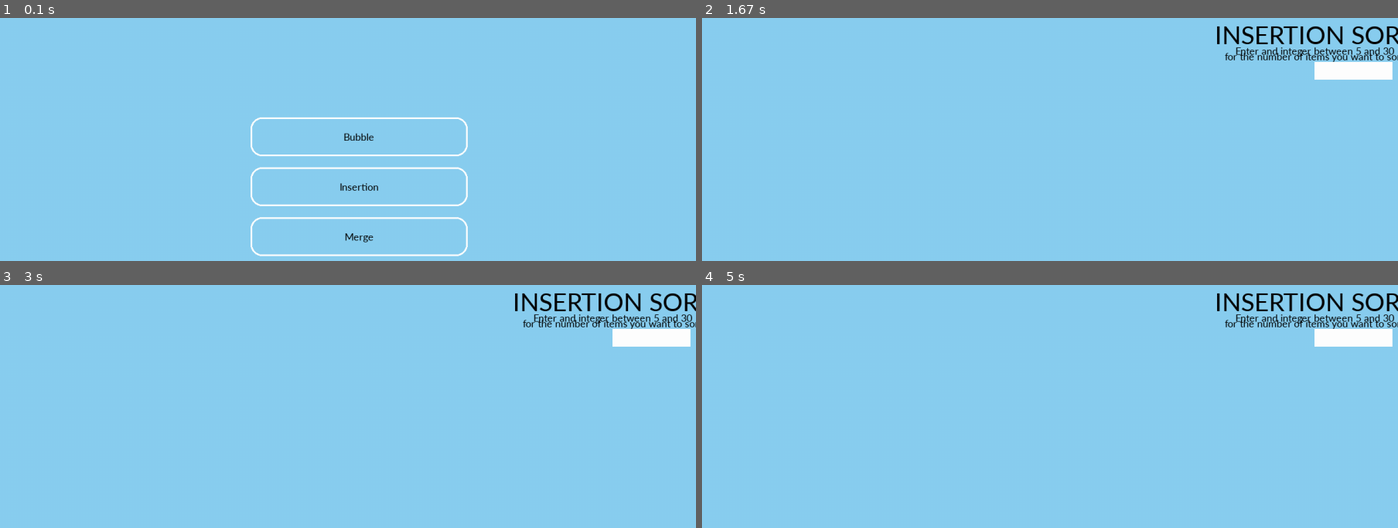
Above: before the commit, frames 1-4 (two rows, left to right).
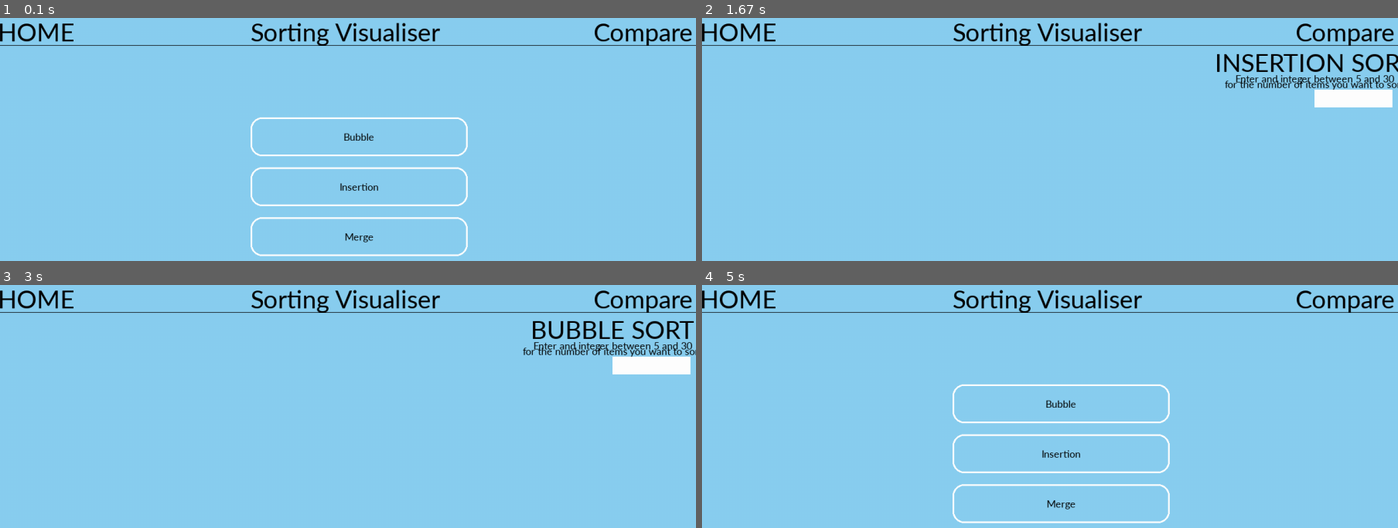
Above: after the commit, the same moments.

Repository: Alexia-MacKenzie/Sorting-Algorithm-Visualiser-Python-Pygame
Game: pygame game, started from visualiser.py
Same seed, same stepped clock (60 frames per second), same inputs: the game is played once before the commit and once after it.
Inputs (mouse positions are in pixels of both pictures, inside the frame that each line leads up to):
- Up to frame 1 (0.1 s): no input
- Up to frame 2 (1.67 s): click (1050, 195) at 0.38 s; tap Space at 0.67 s
- Up to frame 3 (3 s): click (640, 294) at 2.15 s, where only the run after the commit has a clickable "Compare"; click (34, 294) at 2.48 s, where only the run after the commit has a clickable "HOME"; click (327, 399) at 2.82 s
- Up to frame 4 (5 s): tap Space at 3.6 s; click (736, 294) at 4.98 s, where only the run after the commit has a clickable "HOME"

The runs differ from the first frame. In frame 1, 1.9% of the frame differs, in the area x 0-100%, y 1-12%; in frame 2, 5.9%; in frame 3, 5.8%; in frame 4, 6.1%, in the area x 0-100%, y 1-99%.

Commit message:
Updated more UI features

Diff:
--- a/homepage.py
+++ b/homepage.py
@@ -3,6 +3,8 @@
 screen = pygame.display.set_mode((1250, 680))
 list_sorts = ["Bubble", "Insertion", "Merge"]
 Buttonfont = pygame.font.SysFont("Optima", 20) #font type for the button
+TitleFont = pygame.font.SysFont("Optima", 50) #constant for title sized text
+
 
 
 def drawButton(label, x, y, width, height):
@@ -10,13 +12,35 @@
         pygame.draw.rect(screen, "white", button, 3, border_radius=20)  # Draw rectangle
         text_surf = Buttonfont.render(label, True, "black") #draw the text surface with appropriate text from the dictionary
         screen.blit(text_surf, (button.x + (button.width - text_surf.get_width()) // 2, button.y + (button.height - text_surf.get_height()) // 2))
-            #blit button onto the screen
+
         return button
+
+def StandardScreen():
+    screen.fill((137, 207, 240))
+    pygame.draw.line(screen, "black", (0, 70), (1250, 70))
+    title_text = TitleFont.render("Sorting Visualiser", True, "black")
+    text_rect = title_text.get_rect()
+    text_rect.center = (615, 40)
+    pygame.draw.rect(screen,((137, 207, 240)), text_rect)
+    screen.blit(title_text,(text_rect.x+5, text_rect.y+5))
+    home_button_surf = TitleFont.render("HOME", True, "black")
+    homeButton = home_button_surf.get_rect()
+    homeButton.center = (60, 40)
+    pygame.draw.rect(screen,((137, 207, 240)), homeButton)
+    screen.blit(home_button_surf, (homeButton.x+5, homeButton.y+5))
+    compare_button_surf = TitleFont.render("Compare", True, "black")
+    compareButton = compare_button_surf.get_rect()
+    compareButton.center = (1150, 40)
+    pygame.draw.rect(screen,((137, 207, 240)), compareButton)
+    screen.blit(compare_button_surf, (compareButton.x+5, compareButton.y+5))
+
+    return homeButton, compareButton
+
 
 
 def HomeScreen():
-    screen.fill((137, 207, 240))
+    homeButton, compareButton = StandardScreen()
     bubbleButton = drawButton("Bubble", 450, 200, 390, 70)
     insertionButton = drawButton("Insertion", 450, 290, 390, 70)
     mergeButton = drawButton("Merge", 450, 380,390, 70)
-    return bubbleButton, insertionButton, mergeButton
+    return bubbleButton, insertionButton, mergeButton, homeButton, compareButton
--- a/visualiser.py
+++ b/visualiser.py
@@ -23,6 +23,7 @@
 height = []
 input_rect = pygame.Rect(1100, 100, 140, 32)
 invalidInput = False
+sorted_done = False
 
 
 
@@ -30,32 +31,42 @@
 
 def create_array(num):
     height = []
-    if num < 5 or num > 40:
-        print("Invalid")
-        return
     for i in range(num):
-        height.append(random.randint(100,680))
+        height.append(random.randint(100,600))
     return height
 
 
-def show(height):
+def show(height, sorted_done, sorted_index= None, reverse = False):
+    if sorted_index == None:
+        if reverse:
+            sorted_index = len(height)
+        else:
+            sorted_index = 0
+
     for i in range(len(height)):
-        pygame.draw.rect(screen, "red", (x + 30 * i, y, width, height[i]))
+        if sorted_done:
+            colour = "green"
+        else:
+            if reverse:
+                colour = "green" if i >= sorted_index else "red"
+            else:
+                colour = "green" if i < sorted_index else "red"
+        pygame.draw.rect(screen, colour, (x + 30 * i, y + 40, width, height[i]))
 
 
 def sort_page(sort_type):
      text = TitleFont.render(f"{sort_type.upper()} SORT", True, "black")
      textRect = text.get_rect()
-     textRect.center = (1100, 50)
+     textRect.center = (1100, 100)
      screen.blit(text, textRect)
-     input_rect = pygame.Rect(1100, 100, 140, 32)
+     input_rect = pygame.Rect(1100, 150, 140, 32)
      int_text1 = Buttonfont.render("Enter and integer between 5 and 30", True, "black")
      int_text_rect1 = int_text1.get_rect()
-     int_text_rect1.center = (1100, 80)
+     int_text_rect1.center = (1100, 130)
      screen.blit(int_text1, int_text_rect1)
      int_text2 = Buttonfont.render("for the number of items you want to sort", True, "black")
      int_text_rect2 = int_text2.get_rect()
-     int_text_rect2.center = (1100, 90)
+     int_text_rect2.center = (1100, 140)
      screen.blit(int_text2, int_text_rect2)
      pygame.draw.rect(screen, "white", input_rect)
      text_surface = Buttonfont.render(user_choice, True, "black")
@@ -69,14 +80,15 @@
     screen.blit(text, textRect)
 
 def bubble_sort(height):
-    for i in range(len(height) - 1):
+    n = len(height)
+    for i in range(n - 1):
         for j in range(len(height) - i - 1):
             if height[j] > height[j + 1]:
                 temp = height[j]
                 height[j] = height[j + 1]
                 height[j + 1] = temp
                 screen.fill((137, 207, 240))
-                show(height)
+                show(height, False, n-i, True)
                 pygame.time.delay(50)
                 pygame.display.update()
     return height
@@ -91,7 +103,7 @@
             j -= 1
         height[j + 1] = key
         screen.fill((137, 207, 240))
-        show(height)
+        show(height, False, i)
         pygame.time.delay(50)
         pygame.display.update()
     return height
@@ -140,13 +152,23 @@
             run = False
 
         if event.type == pygame.MOUSEBUTTONDOWN:
+
+            if homeButton.collidepoint(event.pos):
+                scene = "menu"
+
+            elif compareButton.collidepoint(event.pos):
+                scene = "compare"
+
             if scene == "menu":
                 if bubbleButton.collidepoint(event.pos):
                     scene = "bubble"
+                    height = []
                 elif insertionButton.collidepoint(event.pos):
                     scene = "insertion"
+                    height = []
                 elif mergeButton.collidepoint(event.pos):
                     scene = "merge"
+                    height = []
             if scene == "bubble" or scene == "insertion" or scene == "merge":
                 if input_rect.collidepoint(event.pos):
                     user_input = True
@@ -157,9 +179,12 @@
             elif event.key == pygame.K_RETURN:
                 if int(user_choice) < 5 or int(user_choice) > 30:
                     invalidInput = True
+                    sorted_done = False
                 else:
                     invalidInput = False
+                    sorted_done = False
                     height = create_array(int(user_choice))
+                    user_choice = ""
             else:
                 if event.unicode.isdigit():
                     user_choice += event.unicode
@@ -168,31 +193,41 @@
 
 
     if scene == "menu":
-        bubbleButton, insertionButton, mergeButton = homepage.HomeScreen()
+        bubbleButton, insertionButton, mergeButton, homeButton, compareButton = homepage.HomeScreen()
 
     if scene == "merge" or scene == "insertion" or scene == "bubble":
+        homeButton, compareButton = homepage.StandardScreen()
         if keys[pygame.K_SPACE]:
             execute = True
         if execute == False:
-            screen.fill((137, 207, 240))
+
+
             input_rect = sort_page(scene)
             if invalidInput:
                 invalid_input()
 
-
-            show(height)
+            if sorted_done:
+                show(height, sorted_done)
+            else:
+                show(height, False)
+
 
 
         else:
             if scene == "merge":
                 height = merge_sort(height)
-                execute = False
             elif scene == "bubble":
                 height = bubble_sort(height)
-                execute = False
             elif scene == "insertion":
                 height = insertion_sort(height)
-                execute = False
+
+            execute = False
+            sorted_done = True
+
+            show(height, sorted_done)
+
+    if scene == "compare":
+        homeButton, compareButton = homepage.StandardScreen()
 
     pygame.display.update()
 
